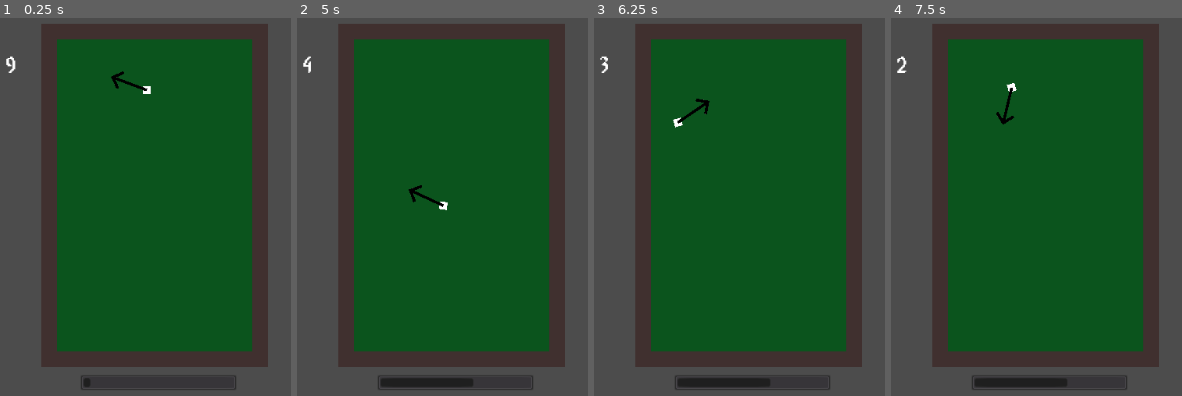
Above: before the commit, frames 1-4 (left to right).
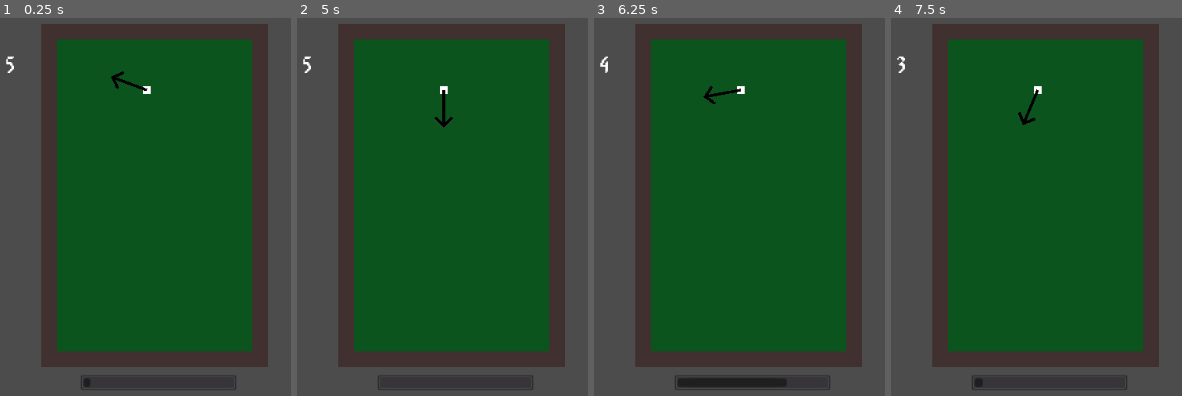
Above: after the commit, the same moments.

Repository: kenset/Par-One
Game: Godot game, scene res://PlayScene.tscn
The game is run twice, just before and just after one commit, with the same random seed, the same clock (stepped at 60 frames per second) and the same inputs.
Inputs (mouse positions are in pixels of both pictures, inside the frame that each line leads up to):
- Up to frame 1 (0.25 s): no input
- Up to frame 2 (5 s): tap Enter at 0.5 s; move the mouse to (outside the picture) at 0.52 s; move the mouse to (384, 233) at 1.27 s; hold A 1.28-2.03 s; tap Space at 2 s; move the mouse to (outside the picture) at 2.02 s; move the mouse to (503, 305) at 2.77 s; move the mouse to (outside the picture) at 3.52 s; hold A from 3.53 s (still down); move the mouse to (302, 138) at 4.27 s
- Up to frame 3 (6.25 s): move the mouse to (879, 210) at 5.02 s; move the mouse to (719, 93) at 5.77 s; release A at 5.78 s
- Up to frame 4 (7.5 s): move the mouse to (outside the picture) at 6.52 s; move the mouse to (978, 233) at 7.27 s

The runs differ from the first frame. In frame 1, less than 0.1% of the frame differs, in the area x 2-6%, y 10-15%; in frame 2, 1.1%, in the area x 2-61%, y 10-98%; in frame 3, 0.6%; in frame 4, 1.0%.

Commit message:
Resets scene whenever the course timer expires

Diff:
--- a/PlayScene.gd
+++ b/PlayScene.gd
@@ -4,7 +4,11 @@
 func _ready():
 	$GolfBall.connect("golf_ball_hit", $PowerMeter, "_on_golf_ball_hit")
 	$PowerMeter.connect("power_level_selected", $GolfBall, "_on_power_level_selected")
+	$Timer/Timer.connect("timeout", self, "_on_timeout")
 
 # Called every frame. 'delta' is the elapsed time since the previous frame.
 #func _process(delta):
 #	pass
+
+func _on_timeout():
+	get_tree().reload_current_scene()
--- a/PlayScene.tscn
+++ b/PlayScene.tscn
@@ -20,4 +20,3 @@
 
 [node name="Timer" parent="." instance=ExtResource( 5 )]
 position = Vector2( 205, 100 )
-STARTING_TIME = 9
